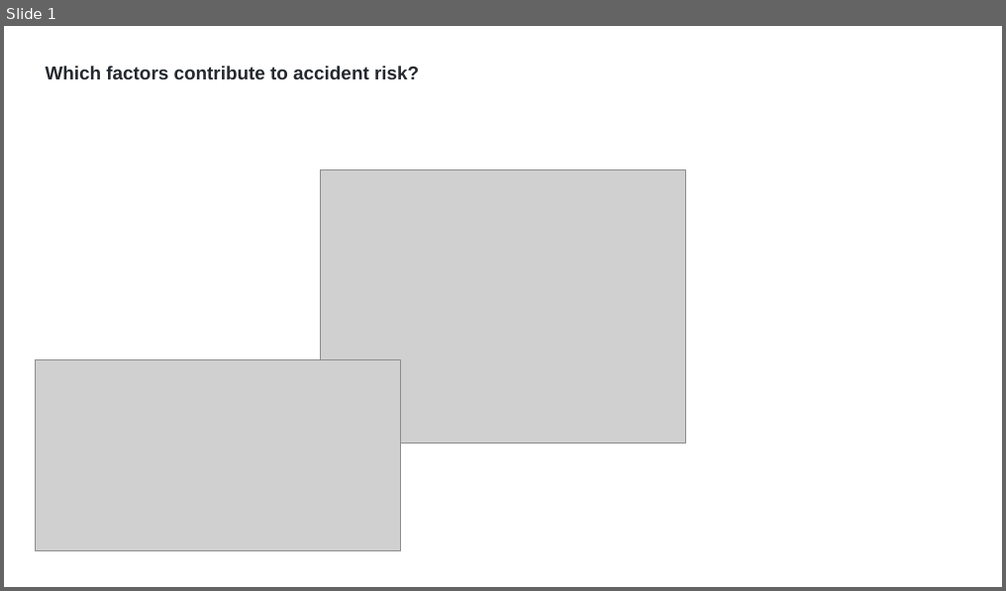
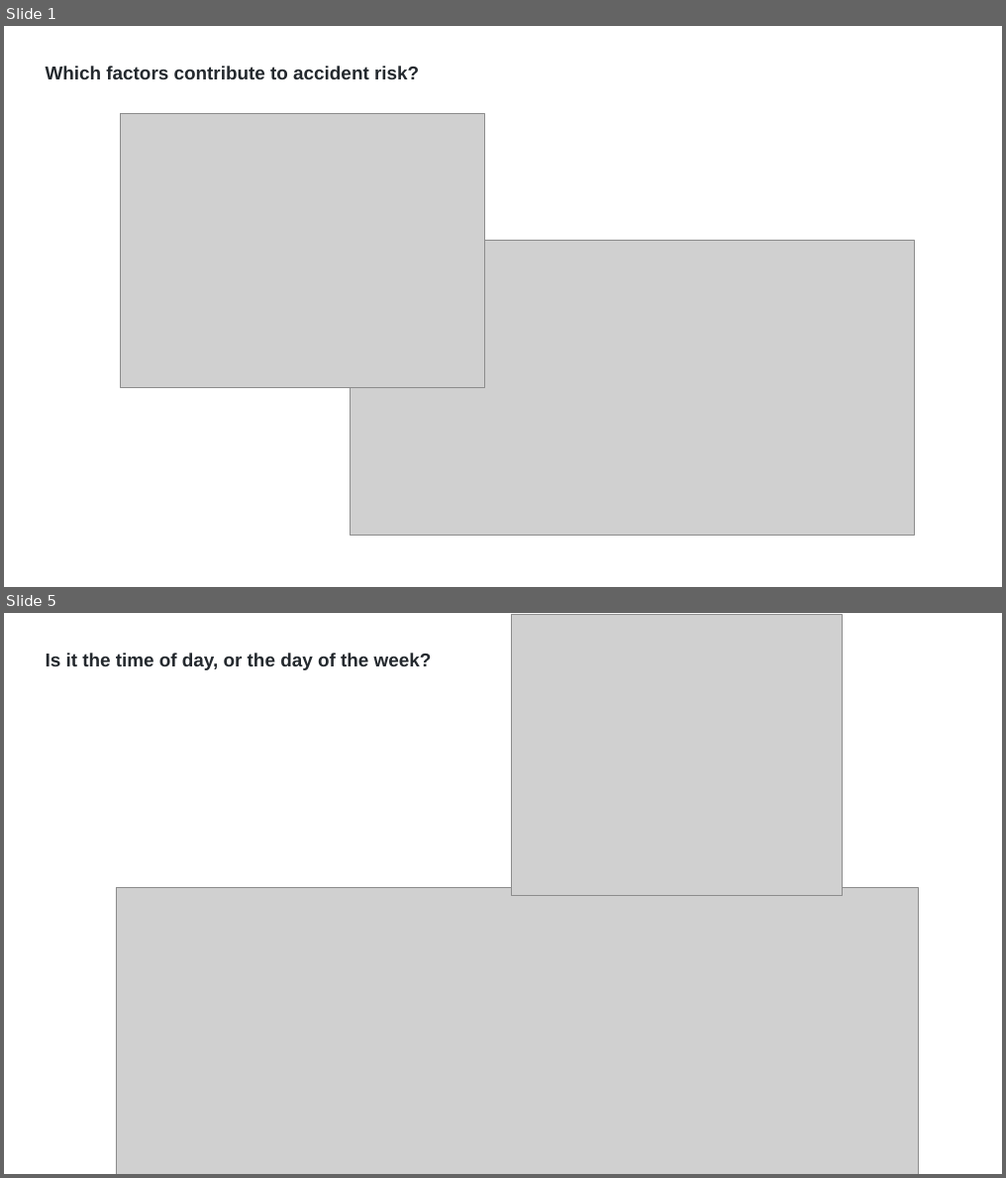
Before and after one commit to Garywtne/Team_Project_One, a slide deck: Presentation_images/Pres1.pptx. Shown one above the other, each under a label of ours: slide 1 before the commit, slides 1 and 5 after it; the slides between them are not shown. The pictures are 1006x591 and 1006x1178 pixels, drawn with LibreOffice and Linux fonts; fonts in the diff are those of the drawing; grey boxes stand for pictures. Boxes give left, top, right and bottom in pixels: in the first picture for what was removed or moved away, otherwise in the second. Text is boxed around its words. In the diff, an @@ line names an element or a change of style, - is before the commit and + after.

```diff
--- a/Presentation_images/Pres1.pptx
+++ b/Presentation_images/Pres1.pptx
@@ slide 5 added at box(4, 613, 1002, 1174), background #FFFFFF @@
@@ picture added at box(512, 614, 842, 895) @@
@@ text added at box(46, 653, 432, 670), 18 pt, text #24292E, bold @@
+Is it the time of day, or the day of the week?
@@ picture added at box(116, 888, 918, 1174) @@
@@ slide 1 changed as well @@
@@ picture: place and size @@
-picture at box(321, 170, 686, 444)
+picture at box(120, 113, 485, 387)
@@ picture: place and size @@
-picture at box(36, 361, 401, 552)
+picture at box(350, 240, 915, 536)
```
Also in this commit, not shown: 5 other slides added, 15 slides removed, 28 other files.
